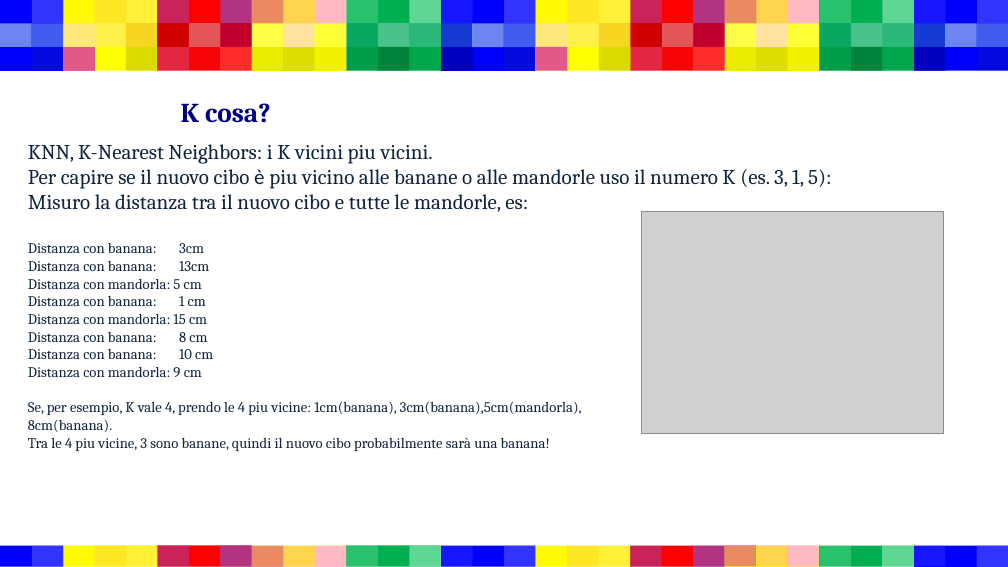
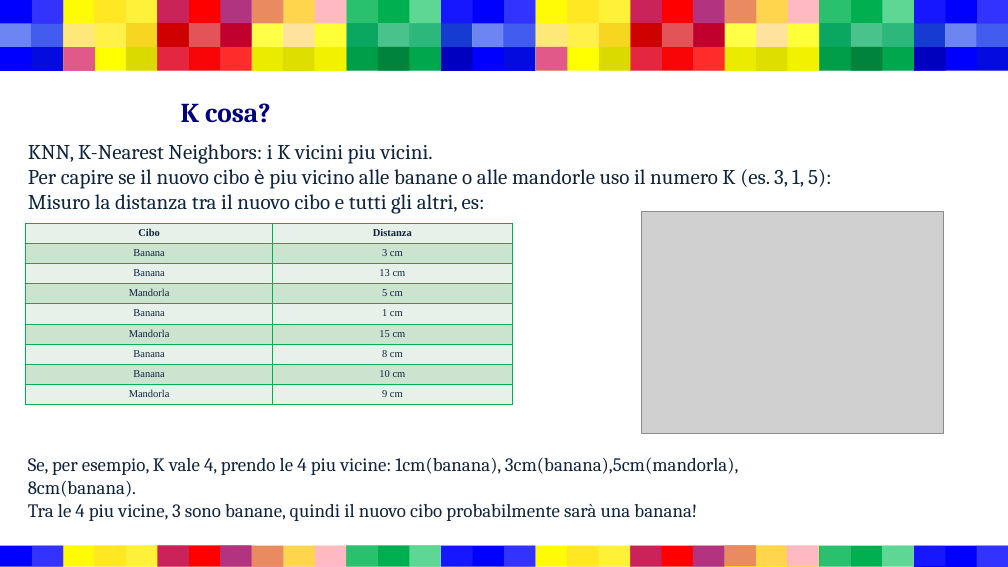
Before and after one commit to Biondi-Tommaso/knnVisualizer, a slide deck: slide 7 of Materiale_per_tutor/Presentazione.pptx. Drawn at 1008x567 pixels with LibreOffice and Linux fonts; fonts in the diff are those of the drawing; grey boxes stand for pictures. Boxes give left, top, right and bottom in pixels: in the first picture for what was removed or moved away, otherwise in the second. Text is boxed around its words. In the diff, an @@ line names an element or a change of style, - is before the commit and + after.

Commit message:
Sistemata una frase e messa una tabella

```diff
--- a/Materiale_per_tutor/Presentazione.pptx
+++ b/Materiale_per_tutor/Presentazione.pptx
@@ text at [28,194,485,214]: text changed; size 14 to 20 pt @@
-Misuro la distanza tra il nuovo cibo e tutte le mandorle, es:
-Distanza con banana: 3cm
-Distanza con banana: 13cm
-Distanza con mandorla: 5 cm
-Distanza con banana: 1 cm
-Distanza con mandorla: 15 cm
-Distanza con banana: 8 cm
-Distanza con banana: 10 cm
-Distanza con mandorla: 9 cm
-Se, per esempio, K vale 4, prendo le 4 piu vicine: 1cm(banana), 3cm(banana),5cm(mandorla),
-8cm(banana).
-Tra le 4 piu vicine, 3 sono banane, quindi il nuovo cibo probabilmente sarà una banana!
+Misuro la distanza tra il nuovo cibo e tutti gli altri, es:
@@ table added at [26,223,513,466], 9 rows, 2 columns @@
+Cibo | Distanza
+Banana | 3 cm
+Banana | 13 cm
+Mandorla | 5 cm
+Banana | 1 cm
+Mandorla | 15 cm
+Banana | 8 cm
+Banana | 10 cm
+Mandorla | 9 cm
@@ text added at [28,457,738,521], 18 pt, text #0F243E @@
+Se, per esempio, K vale 4, prendo le 4 piu vicine: 1cm(banana), 3cm(banana),5cm(mandorla),
+8cm(banana).
+Tra le 4 piu vicine, 3 sono banane, quindi il nuovo cibo probabilmente sarà una banana!
```
